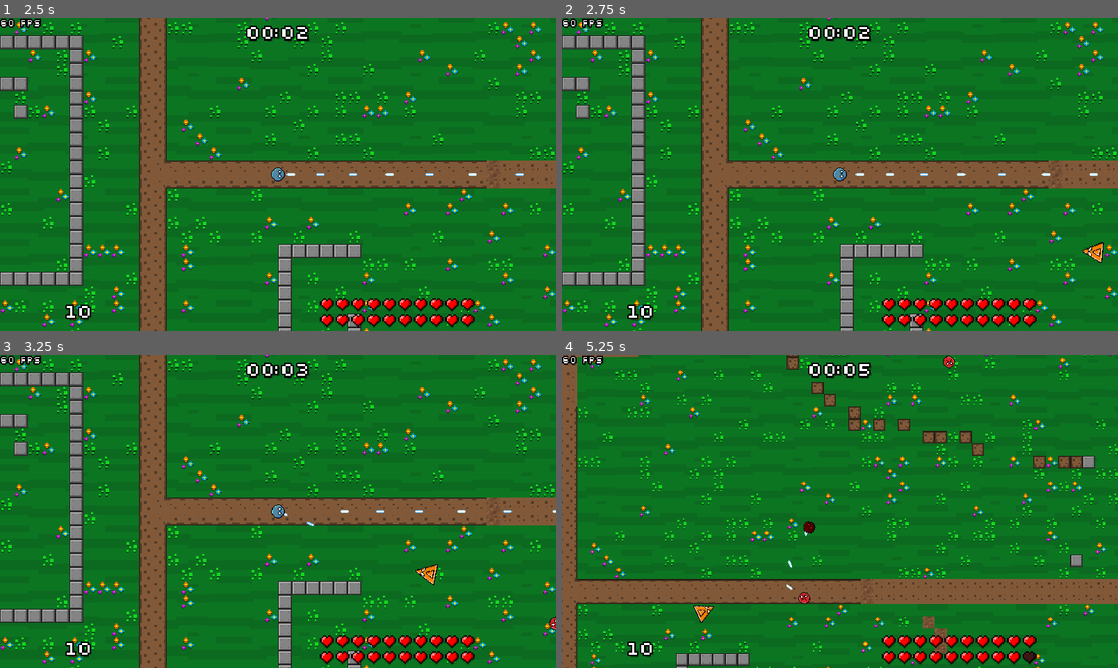
Above: before the commit, frames 1-4 (two rows, left to right).
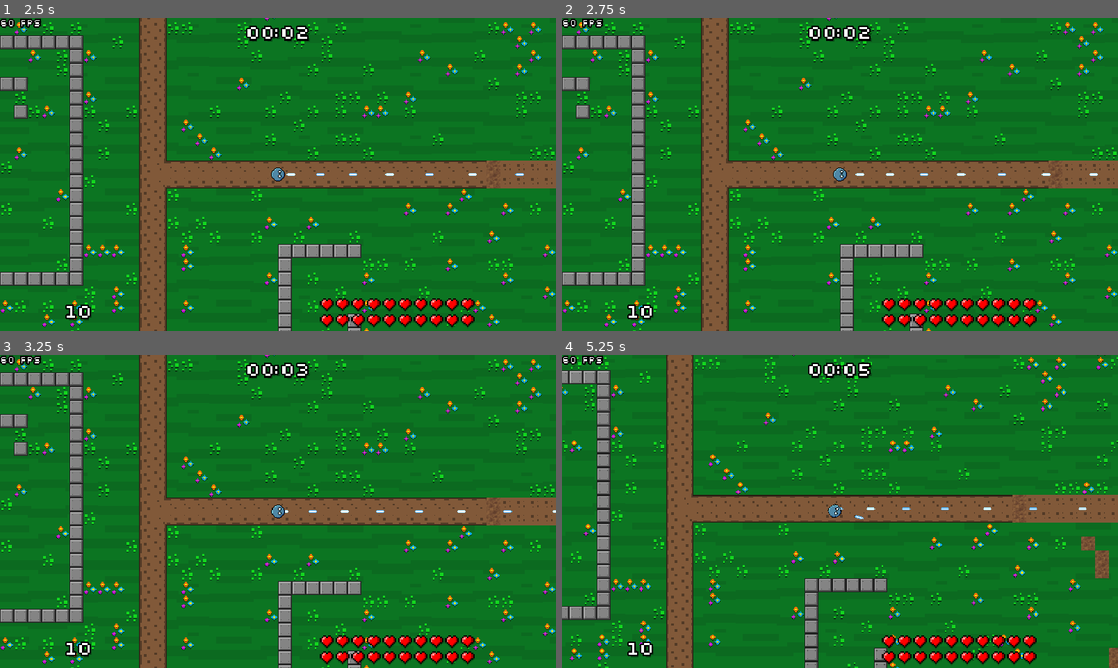
Above: after the commit, the same moments.

Repository: veprogames/top-down-incremental
Game: Godot game, scene res://level/level.tscn
The game is run twice, just before and just after one commit, with the same random seed, the same clock (stepped at 60 frames per second) and the same inputs.
Inputs (mouse positions are in pixels of both pictures, inside the frame that each line leads up to):
- Up to frame 1 (2.5 s): move the mouse to (305, 174) at 0.52 s; move the mouse to (250, 174) at 1.27 s; move the mouse to (289, 168) at 2.02 s
- Up to frame 2 (2.75 s): no input
- Up to frame 3 (3.25 s): move the mouse to (272, 517) at 2.77 s
- Up to frame 4 (5.25 s): move the mouse to (878, 514) at 3.52 s; move the mouse to (795, 508) at 4.27 s; move the mouse to (845, 511) at 5.02 s

Frame 1 is identical in both runs. In frame 2, 0.1% of the frame differs, in the area x 93-98%, y 71-79%; in frame 3, 0.2%; in frame 4, 33%, in the area x 0-100%, y 0-100%.

Commit message:
gem and enemy performance improvements

Diff:
--- a/bullet/enemy/bullet_enemy.gd
+++ b/bullet/enemy/bullet_enemy.gd
@@ -1,8 +1,16 @@
 class_name BulletEnemy
 extends Bullet
 
+const COLLISION_MASK_WALL: int = 0b100
+
 
 func _on_body_entered(body: Node2D) -> void:
+	# remove on wall collision
+	# TODO not working right now
+	var wall: StaticBody2D = body as StaticBody2D
+	if wall and wall.collision_mask & COLLISION_MASK_WALL:
+		queue_free()
+
 	var player: Player = body as Player
 	if player:
 		var knockback_velocity: Vector2 = get_velocity().normalized() * 300
--- a/enemy/enemy.gd
+++ b/enemy/enemy.gd
@@ -5,6 +5,7 @@
 @export var color: Color = Color.RED
 
 @onready var level: Level = get_tree().current_scene as Level
+@onready var visible_on_screen_notifier_2d: VisibleOnScreenNotifier2D = $VisibleOnScreenNotifier2D
 
 var current_hp: float
 
@@ -26,6 +27,10 @@
 
 	for pod: BulletPodEnemy in Utils.get_children_of_type(self, BulletPod):
 		pod.timeout.connect(shoot)
+
+	if not visible_on_screen_notifier_2d.is_on_screen():
+		set_process(false)
+		set_physics_process(false)
 
 
 func _physics_process(delta: float) -> void:
--- a/gem/gem.gd
+++ b/gem/gem.gd
@@ -57,3 +57,11 @@
 func _on_area_exited(area: Area2D) -> void:
 	if area.collision_layer & COLLISION_LAYER_MAGNET:
 		magnet = null
+
+
+func _on_visible_on_screen_notifier_2d_screen_entered() -> void:
+	set_physics_process(true)
+
+
+func _on_visible_on_screen_notifier_2d_screen_exited() -> void:
+	set_physics_process(false)
--- a/gem/gem.tscn
+++ b/gem/gem.tscn
@@ -116,6 +116,8 @@
 [node name="Gem" type="Area2D"]
 collision_layer = 16
 collision_mask = 33
+input_pickable = false
+monitorable = false
 script = ExtResource("1_i14xf")
 
 [node name="Sprite2D" type="Sprite2D" parent="."]
@@ -130,6 +132,10 @@
 frame = 9
 frame_progress = 0.157446
 
+[node name="VisibleOnScreenNotifier2D" type="VisibleOnScreenNotifier2D" parent="."]
+
 [connection signal="area_entered" from="." to="." method="_on_area_entered"]
 [connection signal="area_exited" from="." to="." method="_on_area_exited"]
 [connection signal="body_entered" from="." to="." method="_on_body_entered"]
+[connection signal="screen_entered" from="VisibleOnScreenNotifier2D" to="." method="_on_visible_on_screen_notifier_2d_screen_entered"]
+[connection signal="screen_exited" from="VisibleOnScreenNotifier2D" to="." method="_on_visible_on_screen_notifier_2d_screen_exited"]
--- a/level/level.tscn
+++ b/level/level.tscn
@@ -49,6 +49,7 @@
 [node name="TileMapLayer" type="TileMapLayer" parent="."]
 tile_map_data = PackedByteArray("AADD/8z/AAAAAAMAAADD/9r/AAAAAAMAAADD/+X/AAAAAAMAAADD/woAAAAAAAMAAADD/w4AAAAAAAMAAADD/x …(67712 unchanged characters)…
 tile_set = ExtResource("12_nl3ch")
+navigation_enabled = false
 
 [node name="PlayerCamera" parent="." instance=ExtResource("3_wppie")]
 position = Vector2(634, 481)
